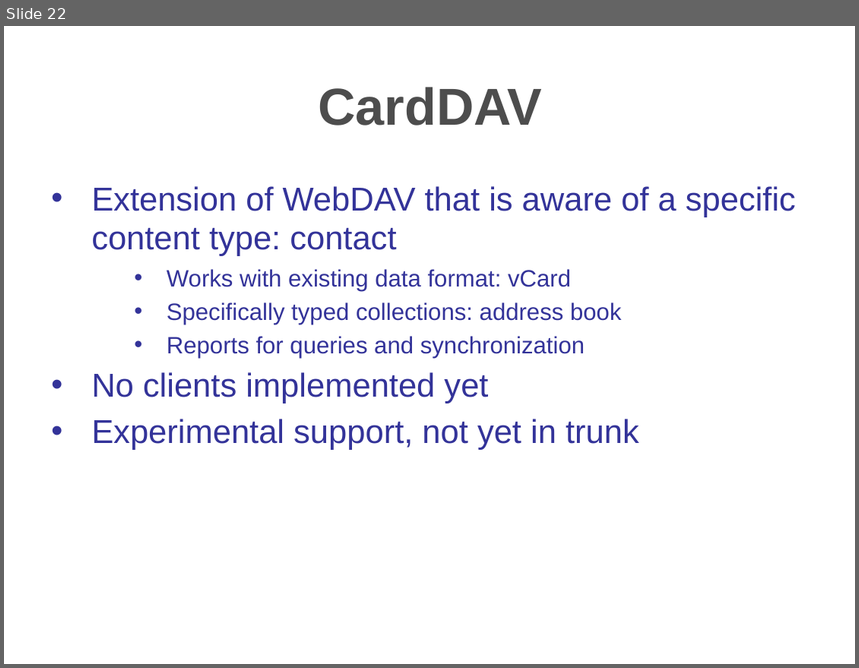
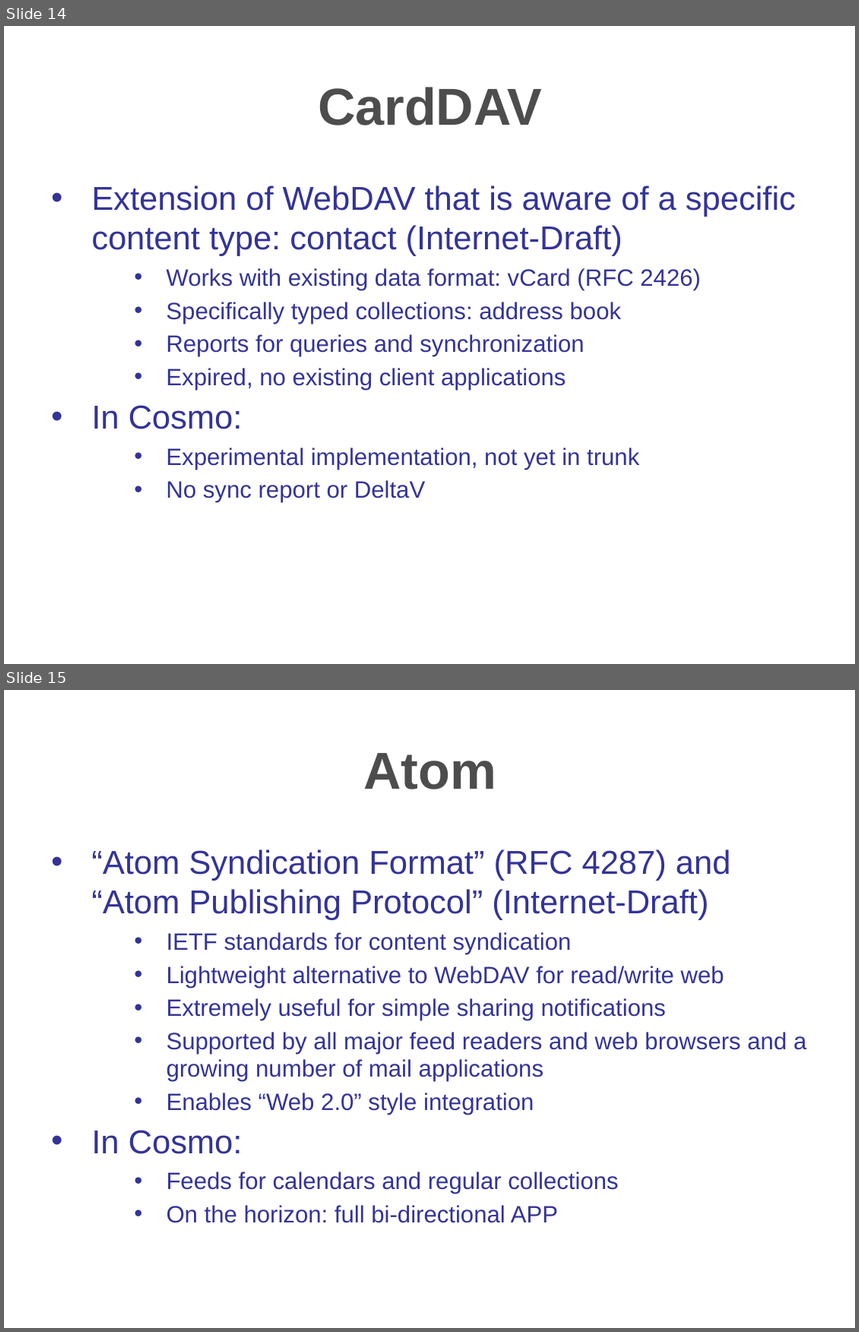
Before and after one commit to travis/cosmo, a slide deck: src/docs/presentations/apachecon2006.ppt. Shown one above the other, each under a label of ours: slide 22 before the commit, slides 14 and 15 after it. The pictures are 859x668 and 859x1332 pixels, drawn with LibreOffice and Linux fonts; fonts in the diff are those of the drawing; background and template pictures are left out. Boxes give left, top, right and bottom in pixels: in the first picture for what was removed or moved away, otherwise in the second. Text is boxed around its words. In the diff, an @@ line names an element or a change of style, - is before the commit and + after.

```diff
--- a/src/docs/presentations/apachecon2006.ppt
+++ b/src/docs/presentations/apachecon2006.ppt
@@ slide 15 added at box(4, 690, 855, 1328), background #FFFFFF; not listed: 1 template element that a slide beside it also shows @@
@@ title added at box(364, 753, 497, 790), 44 pt, text #4D4D4D, bold @@
+Atom
@@ text added at box(91, 850, 807, 1224), 20 pt, text #333399 @@
+• “Atom Syndication Format” (RFC 4287) and “Atom Publishing Protocol” (Internet-Draft)
+    • IETF standards for content syndication
+    • Lightweight alternative to WebDAV for read/write web
+    • Extremely useful for simple sharing notifications
+    • Supported by all major feed readers and web browsers and a growing number of mail applications
+    • Enables “Web 2.0” style integration
+• In Cosmo:
+    • Feeds for calendars and regular collections
+    • On the horizon: full bi-directional APP
@@ what was slide 22 is now slide 14 @@
@@ slide 14 changed as well @@
@@ text at box(91, 186, 796, 290): text changed @@
-• Extension of WebDAV that is aware of a specific content type: contact
-    • Works with existing data format: vCard
+• Extension of WebDAV that is aware of a specific content type: contact (Internet-Draft)
+    • Works with existing data format: vCard (RFC 2426)
@@ text at box(166, 302, 622, 357): line spacing 23.4pt to 23.1pt @@
@@ text at box(91, 368, 639, 503): text changed; size 28 to 20 pt @@
-• No clients implemented yet
-• Experimental support, not yet in trunk
+    • Expired, no existing client applications
+• In Cosmo:
+    • Experimental implementation, not yet in trunk
+    • No sync report or DeltaV
```
Also in this commit, not shown: 23 other slides changed, 4 other slides added, 5 slides removed.
